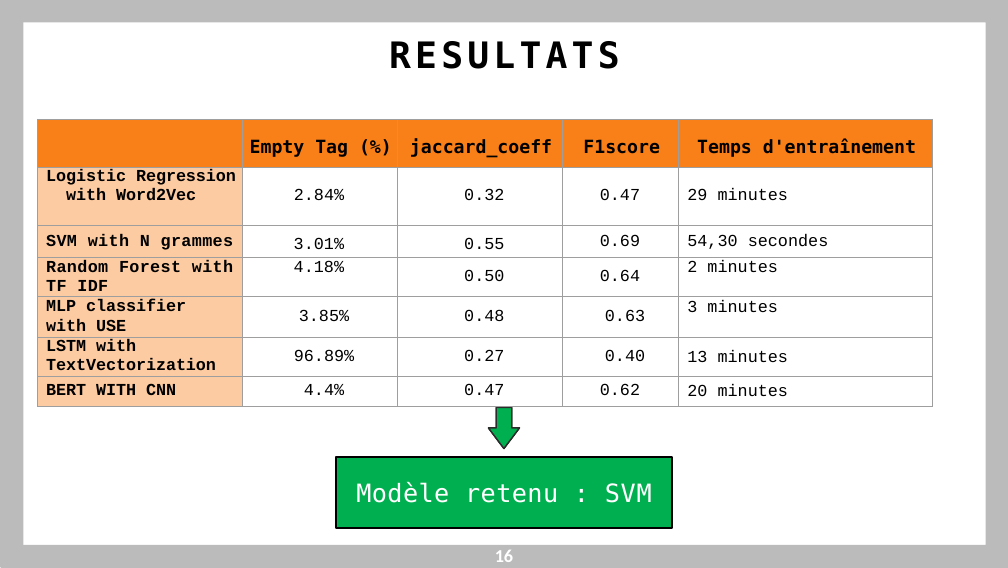
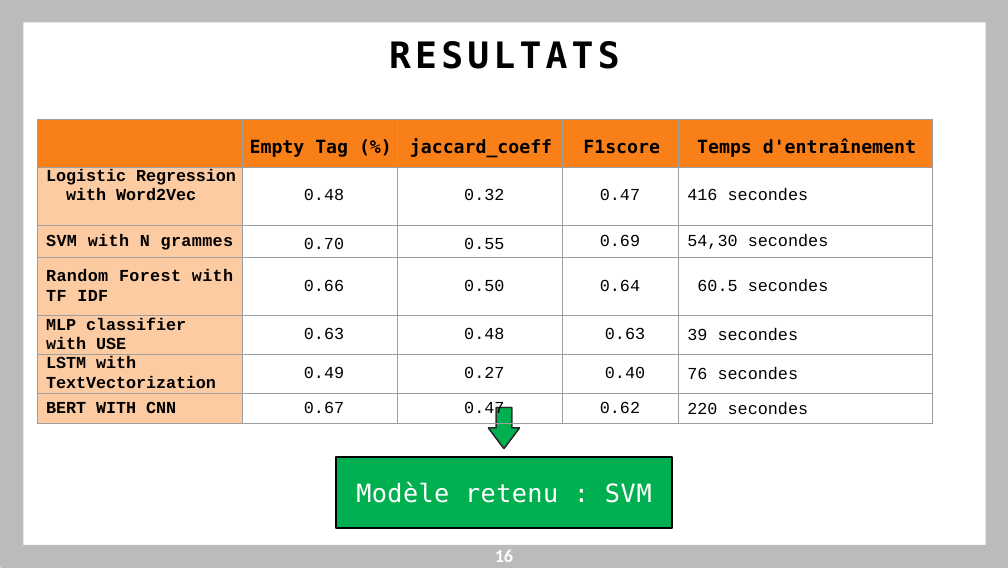
Before and after one commit to theNorthman811/Stack_Overflow_tags_suggestion, a slide deck: slide 16 of BELGHAZI_SEDDIK_5_presentation_072023.pptx. Drawn at 1008x568 pixels with LibreOffice and Linux fonts; fonts in the diff are those of the drawing. Boxes give left, top, right and bottom in pixels: in the first picture for what was removed or moved away, otherwise in the second. Text is boxed around its words. In the diff, an @@ line names an element or a change of style, - is before the commit and + after.

```diff
--- a/BELGHAZI_SEDDIK_5_presentation_072023.pptx
+++ b/BELGHAZI_SEDDIK_5_presentation_072023.pptx
@@ table at [37, 119, 931, 426] @@
-row 2, column 2: 2.84%
+row 2, column 2: 0.48
-row 2, column 5: 29 minutes
+row 2, column 5: 416 secondes
-row 3, column 2: 3.01%
+row 3, column 2: 0.70
-row 4, column 2: 4.18%
+row 4, column 2: 0.66
-row 4, column 5: 2 minutes
+row 4, column 5: 60.5 secondes
-row 5, column 2: 3.85%
+row 5, column 2: 0.63
-row 5, column 5: 3 minutes
+row 5, column 5: 39 secondes
-row 6, column 2: 96.89%
+row 6, column 2: 0.49
-row 6, column 5: 13 minutes
+row 6, column 5: 76 secondes
-row 7, column 2: 4.4%
+row 7, column 2: 0.67
-row 7, column 5: 20 minutes
+row 7, column 5: 220 secondes
```
Also in this commit, not shown: 5 other slides changed, 1 slide added, 3 other files.
